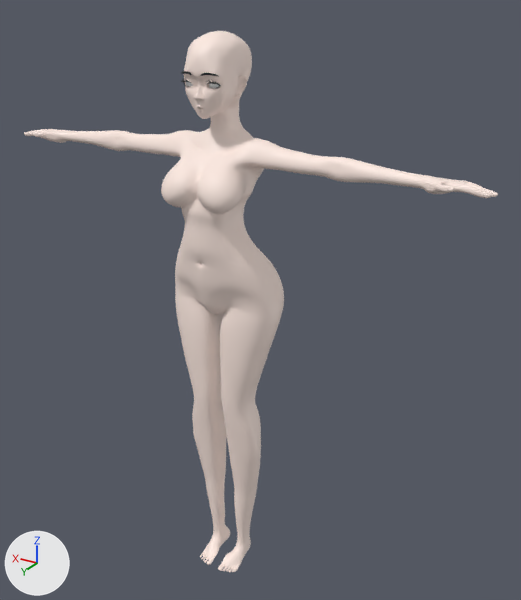
What one commit did to the Blender file m4ss4.blend.
Both versions are drawn from a 50 mm camera at (-3.41, 5.03, 5.01) aimed at (-0.23, -0.27, 2.36). Every picture has the same lights, and +X, +Y and +Z are marked at lower left. The older version comes first.
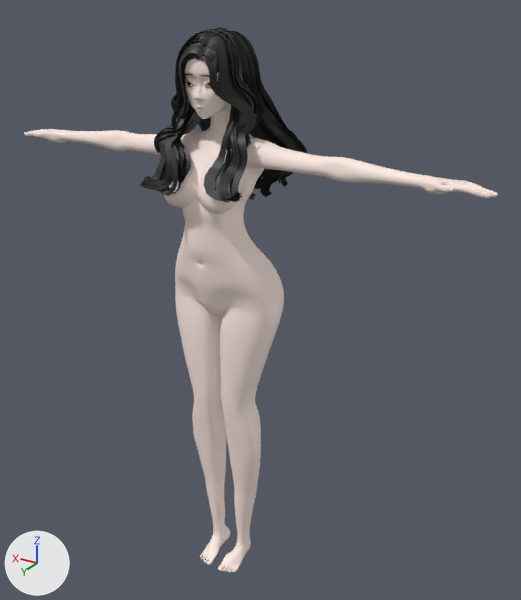
The edits, one by one:
me_cube_001 is used by ob_cube; location (0.0, 0.0, 0.0); rotation (0.0, 0.0, 3.142), in degrees (0, 0, 180).
me_cube_001 had 18348 vertices, 18132 faces and spanned x -2.3..0.0, y -0.46..0.42, z -0.52..4.71.
me_cube_001 now has 18348 vertices, 18132 faces and spans x -2.3..0.0, y -0.46..0.42, z -0.52..4.68.
me_cube_001 part 1: 1549 vertices moved from x -0.37..0.0, y -0.46..0.23, z 3.27..4.69 to x -0.35..0.0, y -0.46..0.2, z 3.27..4.67; 1816 vertices removed from x -0.26..0.0, y -0.34..0.29, z 3.33..4.71; 1816 vertices added at x -0.26..0.0, y -0.34..0.23, z 3.32..4.68.
Mesh me_mesh_011 is new.
It has 9269 vertices, 4572 faces and spans x -0.235..0.169, y 0.039..0.381, z 1.23..1.669.
It uses material mat_material_003 (black #1c1c1c).
Object 'Hair' (ob_hair) is new; it shows me_mesh_011.
Its location is (0.68, 0.1, -0.73).
Its rotation in degrees is (0, 0, 90).
Its scale is (3.27, 3.27, 3.27).

Location of each change, [x1, y1, x2, y2] in pixels of the pictures (521 x 600 px; the box of a moved part takes in the faces that stretch with it):
'Cube', reshaped
    before: [24, 31, 498, 572]
    after: [24, 58, 498, 572]
'Hair', added (black)
    after: [140, 27, 307, 202]
'Sphere', reshaped (mostly hidden afterwards)
    before: [186, 82, 219, 88]
    after: [187, 83, 211, 87]
part 1 of me_cube_001, moved or reshaped
    before: [161, 31, 252, 223]
    after: [164, 61, 246, 223]
